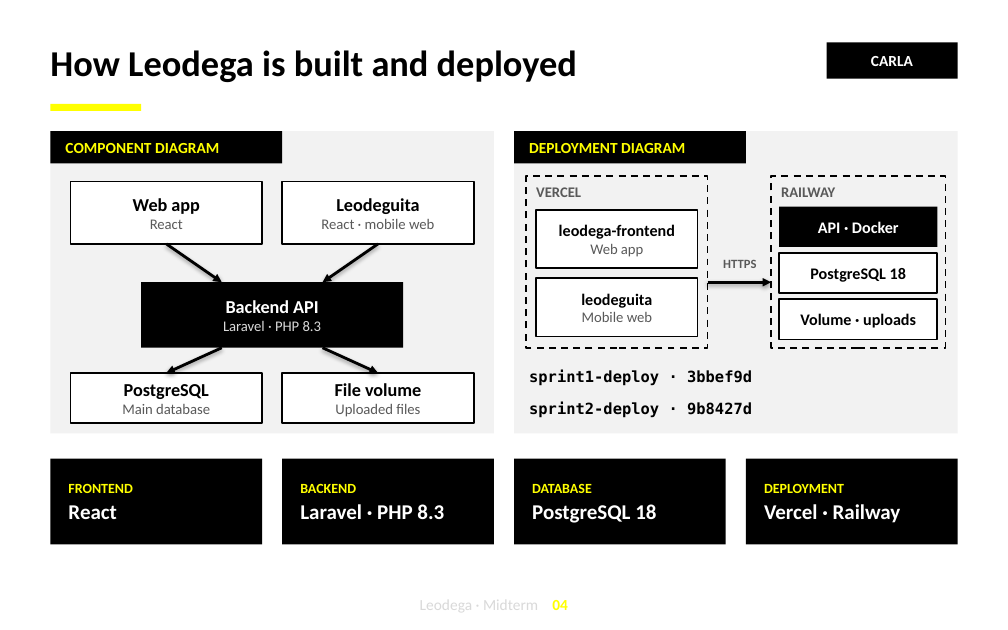
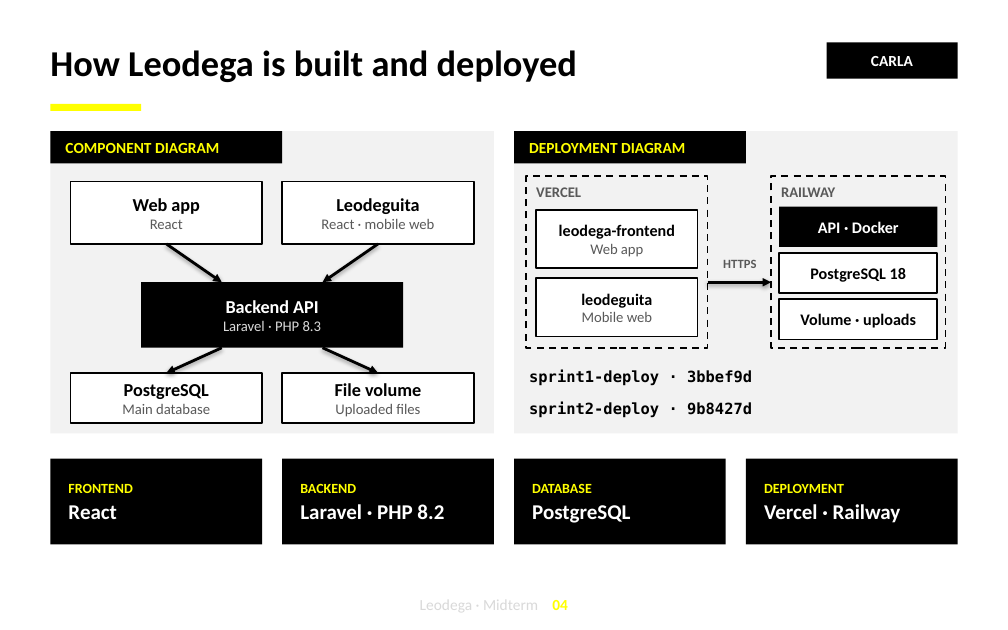
Before and after one commit to Darwin4050E/DocumentacionLeodegaIS2, a slide deck: slide 4 of slides-design/leodega-midterm-deck.pptx. Drawn at 1008x630 pixels with LibreOffice and Linux fonts; fonts in the diff are those of the drawing; background and template pictures are left out. Boxes give left, top, right and bottom in pixels: in the first picture for what was removed or moved away, otherwise in the second. Text is boxed around its words. In the diff, an @@ line names an element or a change of style, - is before the commit and + after.

```diff
--- a/slides-design/leodega-midterm-deck.pptx
+++ b/slides-design/leodega-midterm-deck.pptx
@@ text in rectangle at (x1=300, y1=504, x2=444, y2=519): text changed @@
-Laravel · PHP 8.3
+Laravel · PHP 8.2
@@ text in rectangle at (x1=532, y1=505, x2=630, y2=523): text changed @@
-PostgreSQL 18
+PostgreSQL
```
Also in this commit, not shown: 3 other slides changed, 9 other files.
